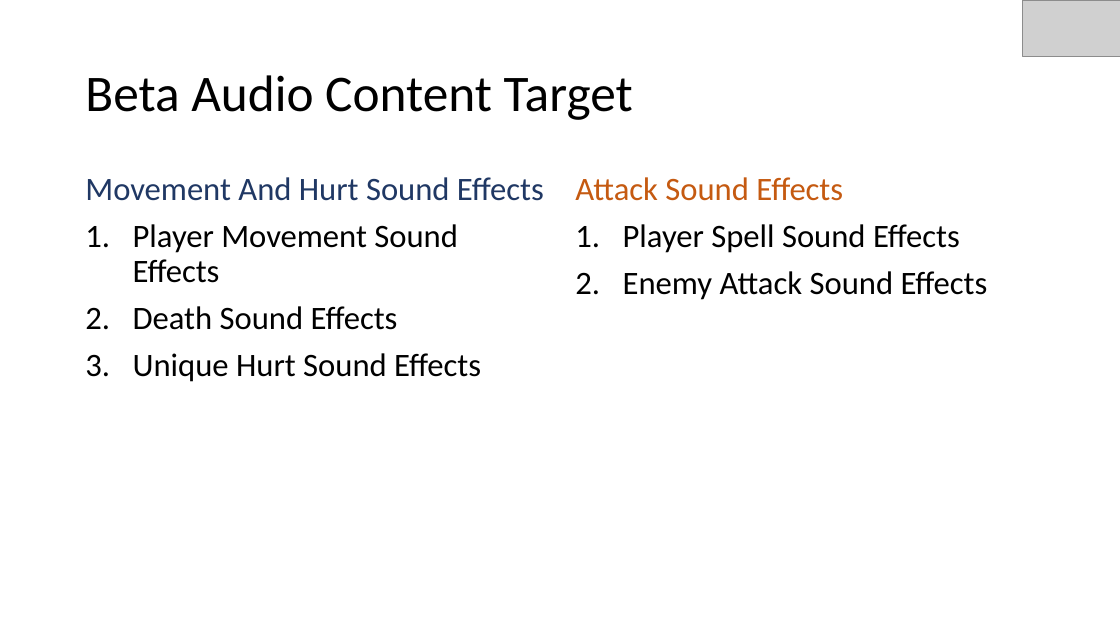
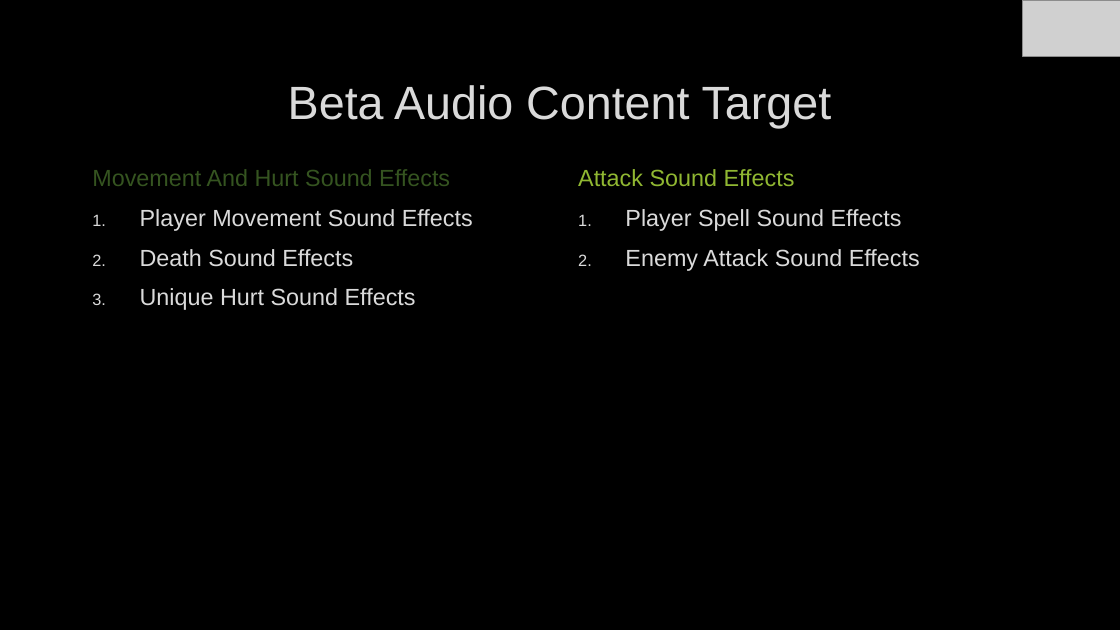
Before and after one commit to EliAnonymouse17/GDAfinal, a slide deck: slide 12 of Documentation/PresentationAlpha.pptx. Drawn at 1120x630 pixels with LibreOffice and Linux fonts; fonts in the diff are those of the drawing; grey boxes stand for pictures; background and template pictures are left out. Boxes give left, top, right and bottom in pixels: in the first picture for what was removed or moved away, otherwise in the second. Text is boxed around its words. In the diff, an @@ line names an element or a change of style, - is before the commit and + after.

```diff
--- a/Documentation/PresentationAlpha.pptx
+++ b/Documentation/PresentationAlpha.pptx
@@ background #FFFFFF to picture (left out) @@
@@ title "Beta Audio Content Target": place and size @@
-title "Beta Audio Content Target" at (85,75,633,120)
+title "Beta Audio Content Target" at (288,85,832,128)
@@ title "Beta Audio Content Target" at (288,85,832,128): size 44 to 40 pt, font Calibri to Arial, text colour #000000 to #DADADA, letter outline none to #404040 0.75 pt; alignment left to centre; line spacing 0.9 to 1 @@
@@ text "Movement And Hurt Sound Effects": place and size @@
-text "Movement And Hurt Sound Effects" at (85,177,544,382)
+text "Movement And Hurt Sound Effects" at (92,169,473,310)
@@ text "Movement And Hurt Sound Effects" at (92,169,473,310): size 28 to 20 pt, font Calibri to Arial, letter outline none to #404040 0.75 pt; text colour #203864 to #355420 in "Movement And Hurt Sound Effects"; text colour #000000 to #DADADA in "Player Movement Sound Effects", "Death Sound Effects", "Unique Hurt Sound Effects"; line spacing 0.9 to 1 @@
@@ text "Attack Sound Effects": place and size @@
-text "Attack Sound Effects" at (575,177,988,300)
+text "Attack Sound Effects" at (578,169,920,271)
@@ text "Attack Sound Effects" at (578,169,920,271): size 28 to 20 pt, font Calibri to Arial, letter outline none to #404040 0.75 pt; text colour #C55A11 to #90B732 in "Attack Sound Effects"; text colour #000000 to #DADADA in "Player Spell Sound Effects", "Enemy Attack Sound Effects"; line spacing 0.9 to 1 @@
```
Also in this commit, not shown: 11 other slides changed, 4 other files.
